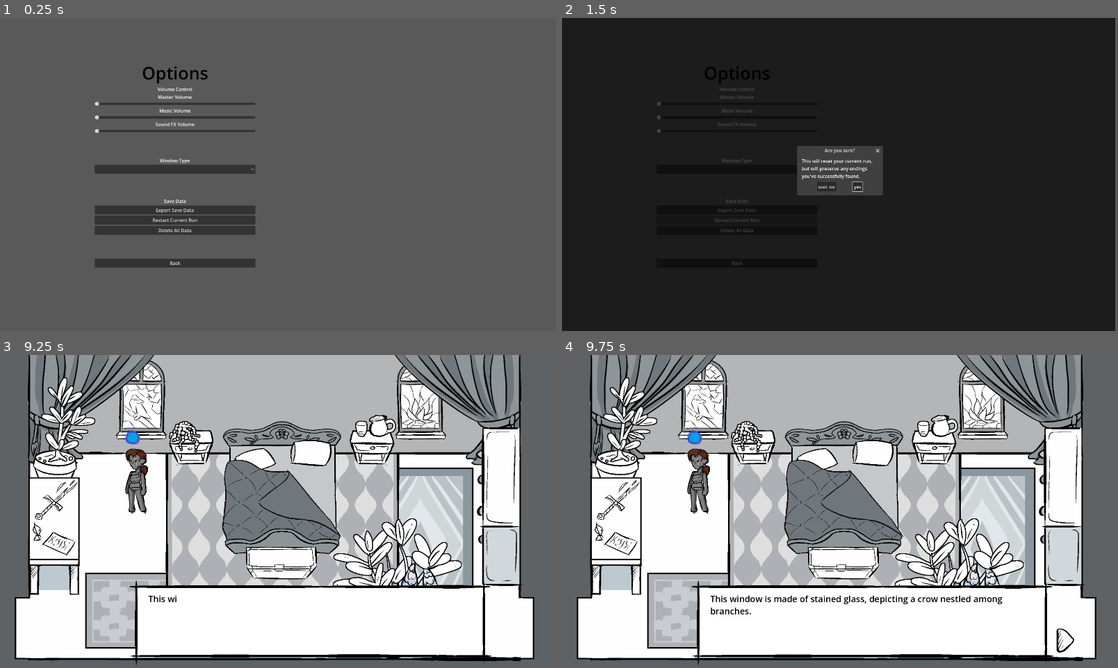
Above: before the commit, frames 1-4 (two rows, left to right).
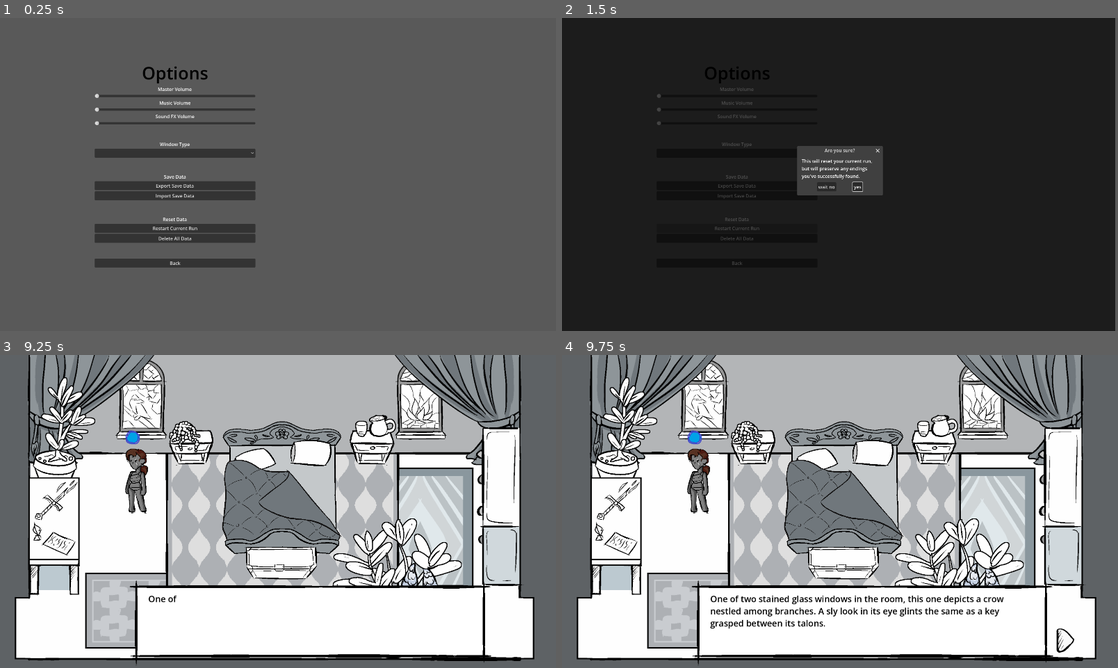
Above: after the commit, the same moments.

Repository: Jigamaree/Witchs-Orders
Game: Godot game, scene res://Scenes/OptionsMenu.tscn
The game is run twice, just before and just after one commit, with the same random seed, the same clock (stepped at 60 frames per second) and the same inputs. This scene is started directly instead of the project's main scene.
Inputs (mouse positions are in pixels of both pictures, inside the frame that each line leads up to):
- Up to frame 1 (0.25 s): no input
- Up to frame 2 (1.5 s): click (734, 196) at 0.5 s, where only the run after the commit has a clickable "Import Save Data"; click "Restart Current Run" at 1.25 s
- Up to frame 3 (9.25 s): click "Restart Current Run" at 2 s; click "Restart Current Run" at 2.75 s; click "yes" at 3.5 s; click "Start Game" at 4.25 s; tap Enter (ui_accept) at 5, 5.27, 5.75, 6.02, 6.5, 7.52, 8, 8.27, 9.02 s; hold Right (ui_right) 5.03-5.78 s; hold Down (ui_down) 5.78-6.53 s; hold Right (ui_right) 6.53-7.28 s; hold Up (ui_up) 7.28-8.03 s; hold Left (ui_left) from 8.03 s (still down)
- Up to frame 4 (9.75 s): tap Enter (ui_accept) at 9.5 s; release Left (ui_left) at 9.53 s; hold Down (ui_down) from 9.53 s (still down)

The runs differ from the first frame. In frame 1, 7.2% of the frame differs, in the area x 17-46%, y 22-72%; in frame 2, 0.4%; in frame 3, less than 0.1%; in frame 4, 1.5%.

Commit message:
Reordered options menu a bit. Added simple dialogue for bathroom+bedroom.

Diff:
--- a/Scenes/OptionsMenu.tscn
+++ b/Scenes/OptionsMenu.tscn
@@ -94,11 +94,6 @@
 text = "Options"
 horizontal_alignment = 1
 
-[node name="VolumeControlTitle" type="Label" parent="LeftPage/MarginContainer/HBoxContainer/VBoxContainer" unique_id=717461470]
-layout_mode = 2
-text = "Volume Control"
-horizontal_alignment = 1
-
 [node name="MasterLabel" type="Label" parent="LeftPage/MarginContainer/HBoxContainer/VBoxContainer" unique_id=1295471355]
 layout_mode = 2
 text = "Master Volume"
@@ -153,6 +148,20 @@
 layout_mode = 2
 theme_override_styles/focus = ExtResource("3_un4xt")
 text = "Export Save Data"
+
+[node name="ExportSave2" type="Button" parent="LeftPage/MarginContainer/HBoxContainer/VBoxContainer" unique_id=524807687]
+layout_mode = 2
+theme_override_styles/focus = ExtResource("3_un4xt")
+text = "Import Save Data"
+
+[node name="Control4" type="Control" parent="LeftPage/MarginContainer/HBoxContainer/VBoxContainer" unique_id=855194140]
+layout_mode = 2
+size_flags_vertical = 3
+
+[node name="ResetData" type="Label" parent="LeftPage/MarginContainer/HBoxContainer/VBoxContainer" unique_id=704118829]
+layout_mode = 2
+text = "Reset Data"
+horizontal_alignment = 1
 
 [node name="RestartRun" type="Button" parent="LeftPage/MarginContainer/HBoxContainer/VBoxContainer" unique_id=1088424170]
 layout_mode = 2
--- a/Scripts/DialogueSystem/scripts_bathroom.gd
+++ b/Scripts/DialogueSystem/scripts_bathroom.gd
@@ -11,7 +11,10 @@
 
 	#1 lane
 	"bath":{
-		1: { "speaker": "", "dialogue": "[Bath dialogue goes here.]", "end": true },
+		1: { "speaker": "", "dialogue": "This bath is god-damn [i]huge[/i].", "goto": 2 },
+		2: { "speaker": "", "dialogue": "You don't know the last time you saw one this big - at a noble's house, perhaps? It was certainly a luxury too rich for your blood, even as one of the Divine's chosen.",  "goto": 3 },
+		3: { "speaker": "", "dialogue": "This one however seems to be... Moving? No- [i]self-cleaning[/i]. You watch for a few moments as the murky water swirls, streaks of dirt and blood streaked under the soapy surface. It's almost hypnotic, and it's that thought that makes you tear your eyes away.",  "goto": 4 },
+		4: { "speaker": "", "dialogue": "You have better things to do than lose time to this.", "end": true },
 	},
 
 	#complex
@@ -32,12 +35,12 @@
 
 	#1 lane
 	"toilet":{
-		1: { "speaker": "", "dialogue": "[Toilet humour goes here.]", "end": true },
+		1: { "speaker": "", "dialogue": "This place has plumbing? Damn. Witches live better than you expected them to - this one does, anyway.", "end": true },
 	},
 
 	#1 lane
 	"towel":{
-		1: { "speaker": "", "dialogue": "[Towel dialogue goes here.]", "end": true },
+		1: { "speaker": "", "dialogue": "An exceptionally large, fluffy towel. It's currently still damp, with a few miscellaneous scuffs of blood and dirt on it.", "end": true },
 	},
 
 	#3 lane (before taking shirt, after taking shirt, already dressed)
--- a/Scripts/DialogueSystem/scripts_sleepyroom.gd
+++ b/Scripts/DialogueSystem/scripts_sleepyroom.gd
@@ -9,24 +9,45 @@
 		3: { "speaker": "none", "dialogue": "It's a surprisingly comforting smell. You try not to dwell on that.", "end": true } ,
 		},
 
-	"GingerAdult": {
-		1: { "speaker": "", "dialogue": "Big ginger dialogue goes here.", "end": true},
+	"GingerBaby": {
+		0: {"checkSaveVariable": { "keyToCheck": "plant_guide_read", "wantedValue": "true", "goto_false": 1, "goto_true": 2 }},
+		1: { "speaker": "", "dialogue": "This plant is the spitting image of the larger potted plant across the room. The leaves closest to you are just a touch warm from the light filtering in the window.", "end": true},
+		2: { "speaker": "", "dialogue": "This appears to be not just a Buttermilk Ginger plant, but a propagation of the other larger plant in the room. Shit - you know this plant would sell for hundreds of gold. The knowledge? Thousands, probably.
+Something tells you that money isn't the point of this plant's existence.", "end": true},
 		},
 
-	"GingerBaby": {
-		1: { "speaker": "", "dialogue": "Propogated ginger dialogue goes here.", "end": true},
+	"GingerAdult": {
+		0: {"checkSaveVariable": { "keyToCheck": "plant_guide_read", "wantedValue": "true", "goto_false": 1, "goto_true": 2 }},
+		1: { "speaker": "", "dialogue": "This plant seems to be growing quite happily in its pot, its large, leafy fronds as long as your forearm. The strange, pinecone-like blooms are flushed a deep pink, darker at the base. You swear you recognise the creamy scent of them, but you just can't put your finger on it.", "end": true},
+		2: { "speaker": "", "dialogue": "The guidebook in your hands tells you this is Buttermilk Ginger - [i]that's[/i] how you knew the smell! The heady memories of a night loose in the city flash back to your mind; before you'd pledged yourself to the Divine, you hadn't been above seeking a bit of fun in the Capital between postings.", "goto": 3 },
+		3: { "speaker": "", "dialogue": "You still remember the woman's face from that night - a cat-like smile as the handsome stranger spoke about the little vial of Buttermilk nectar like it was liquid gold. You hadn't believed her at first - but that was before she'd thrown you on your back and sworn to show you otherwise.", "goto": 4 },
+		4: { "speaker": "", "dialogue": " With that sap slicking her fingers she'd worked you open, everywhere it touched soon aching like you'd been wanting to come for weeks. The minx had done the job so thoroughly you'd sobbed when she finally fucked you, making a mess of your thighs, her thighs and the bed when you'd finally came. ", "goto": 5 },
+		5: { "speaker": "", "dialogue": "She didn't stop for another three rounds.", "goto": 6 },
+		6: { "speaker": "", "dialogue": "Just recalling it all is enough to make your thighs clench - the celibacy you'd sworn yourself to in Their Holiness' service had always been something you'd told yourself was worth the loss. Now, in a bedroom with such easy access to the slick, you're not so sure.",  "end": true},
 		},
 
 	"Note": {
-		1: { "speaker": "", "dialogue": "Note dialogue goes here.", "end": true},
+		0: {"checkSaveVariable": { "keyToCheck": "plant_guide_read", "wantedValue": "true", "goto_false": 1, "goto_true": 2 }},
+		1: { "speaker": "", "dialogue": "", "end": true},
+
 		},
 
 	"SidetableLeft": {
-		1: { "speaker": "", "dialogue": "Left sidetable w/ string of dreams plant dialogue goes here.", "end": true},
+		0: {"checkSaveVariable": { "keyToCheck": "plant_guide_read", "wantedValue": "true", "goto_false": 1, "goto_true": 3 }},
+		1: { "speaker": "", "dialogue": "The side table on this side looks more used that your own, wear marks around the sidetable's edges speaking to long term use. The strange pot-plant with bubbled leaves makes your nose wrinkle; you remember eating it as a kid, falling asleep and having strange, vivid dreams.", "goto": 2},
+		2: { "speaker": "", "dialogue": "You attempt to get in the drawer, but a light zap like static bolts up your arm. Seems like somebody didn't want you going through these particular personal belongings.", "end": true },
+
+		3: { "speaker": "", "dialogue": "A String-of-Dreams sits on the sidetable - you'd never known this was what the plant actually looked like. You'd believed the Capital's salvekeepers at their word when they'd said the plant was poisonous and never thought much more of it - why would you?", "goto": 4 },
+		4: { "speaker": "", "dialogue": "Considering you now remember eating it yourself, you suspect they had other reasons to suppress its use. But... Why?", "end": true}
 		},
 
 	"SidetableRight": {
-		1: { "speaker": "", "dialogue": "Right sidetable dialogue goes here.", "end": true},
+		0: {"checkSaveVariable": { "keyToCheck": "bedroom_waterDrunk", "wantedValue": "true", "goto_false": 1, "goto_true": 3 }},
+		1: { "speaker": "", "dialogue": "The sidetable speaks of a fine, if rustic craftsmanship; a fine oiled wood and-
+
+		holy fucking shit a glass of water.", "setSaveVariable": ["bedroom_waterDrunk", true], "goto": 2},
+		2: { "speaker": "", "dialogue": "You pour and throw back probably one of the most satisfying glasses of water in your entire life. It's so satisfying in fact you finish the entire jug. Even if you don't know your way about your current circumstances, at least that's one less problem to deal with.", "end": true },
+		3: { "speaker": "", "dialogue": "The sidetable is a steady wooden sort, plain in design but very functional. It's also been barely used - there's nothing but a few dust bunnies tucked into the corners of the drawers.", "end": true },
 		},
 
 	"Sword": {
@@ -37,16 +58,13 @@
 		1: { "speaker": "", "dialogue": "Toychest dialogue goes here.", "end": true},
 		},
 
-	#"ChestOfDrawers": {
-		#1: { "speaker": "", "dialogue": "Chest of drawers dialogue goes here.", "end": true},
-		#},
+	"WindowFire": {
+		1: { "speaker": "", "dialogue": "This is one of two stained glass windows in the room - this one appears to depict a swirling flame being nursed to life, something bright burning at its core.", "goto": 2 },
+		2: { "speaker": "none", "dialogue": "The glass work is beautiful - and you can tell at just a glace will be too difficult to smash through, were you to try and escape out it.", "end": true },
+		},
 
-	"WindowFire": {
-		1: { "speaker": "MC", "dialogue": "This window is made of stained glass, and has a fire pattern on it.", "goto": 2 },
-		2: { "speaker": "none", "dialogue": "It's quite beautiful.", "end": true },
-		},
 	"WindowCrow": {
-		1: { "speaker": "none", "dialogue": "This window is made of stained glass, depicting a crow nestled among branches.", "goto": 2 },
+		1: { "speaker": "none", "dialogue": "One of two stained glass windows in the room, this one depicts a crow nestled among branches. A sly look in its eye glints the same as a key grasped between its talons.", "goto": 2 },
 		2: { "speaker": "none", "dialogue": "You know the textured glass and heavy lead edging will be too difficult to break.", "end": true } ,
 		},
 
@@ -71,25 +89,9 @@
 		6: { "speaker": "MC", "emote": "exasperated", "dialogue": "...Is this door really telling me to get dressed?", "end": true },
 		},
 
-		"waterSidetable":{
-		1: { "speaker": "", "dialogue": "Checking this should print the status of the door.", "checkSaveVariable": { "keyToCheck": "bedroom_doorLocked", "wantedValue": "false", "goto_false": 4, "goto_true": 5 } },
-		4: { "speaker": "", "dialogue": "The door will be locked.", "end": true },
-		5: { "speaker": "", "dialogue": "The door will be unlocked.", "end": true },
-		},
-
 		"ChestOfDrawers":{
 		0: {"checkSaveVariable": { "keyToCheck": "bedroom_doorLocked", "wantedValue": "false", "goto_false": 1, "goto_true": 2 }},
 		1: { "speaker": "none", "dialogue": "You find some clothes! Wow!", "backgroundImage": true, "setSaveVariable": ["bedroom_doorLocked", false], "end": true },
 		2: { "speaker": "", "dialogue": "You've already gotten dressed, dude.", "end": true }
 		}
 }
-
-	#"GingerBaby": {
-		#1: { "speaker": "", "emote": "exasperated", "dialogue": "This window is made of stained glass, and has a fire pattern on it.", "end": true},
-		#
-	#"chestOfDrawers": {
-		#1: { "speaker": "MC", "emote": "happy", "dialogue": "Happy face!", "goto": 2 },
-		#2: { "speaker": "MC", "emote": "angry", "dialogue": "Angry face!", "goto": 3 },
-		#3: { "speaker": "MC", "emote": "sad", "dialogue": "Sad face!", "goto": 4 },
-		#4: { "speaker": "MC", "dialogue": "I have so many emotions.", "end": true }
-		#},
--- a/_SaveData/SaveData_CurrentGame.gd
+++ b/_SaveData/SaveData_CurrentGame.gd
@@ -16,6 +16,7 @@
 
 var default_save_data_dictionary: Dictionary = {
 	#tracking stuff
+	"plant_guide_read": false,
 	"started_game": false,
 
 	# bedroom
@@ -34,7 +35,6 @@
 	"knight_fed": false,
 	"knight_eaten_item": Eaten_Item.NOTHING,
 	"stretched": false,
-	"plant_guide_read": false,
 
 	# chores
 	"ignus_fed": false,
